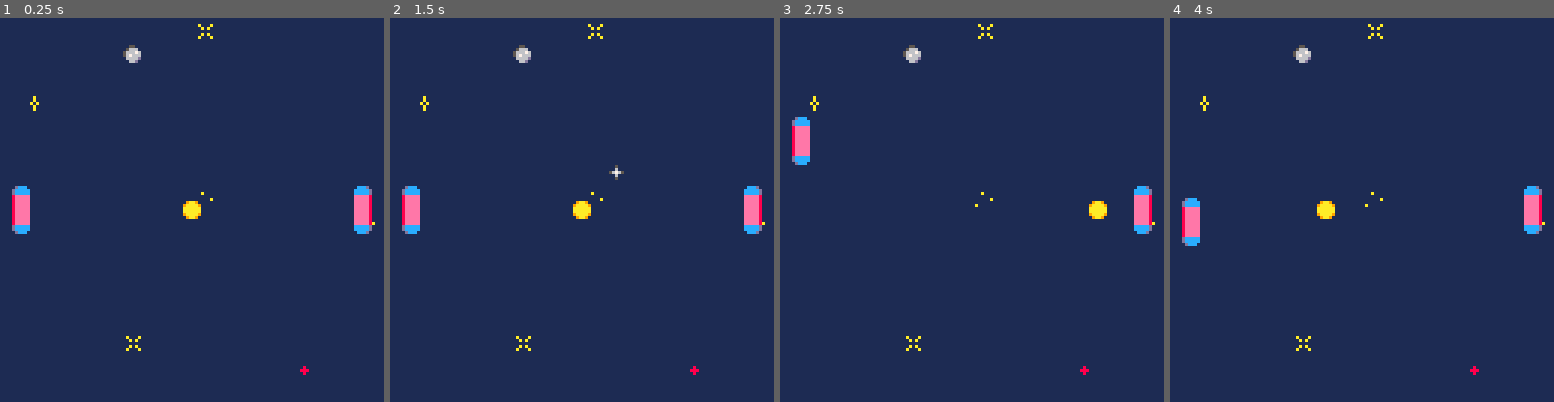
Above: before the commit, frames 1-4 (left to right).
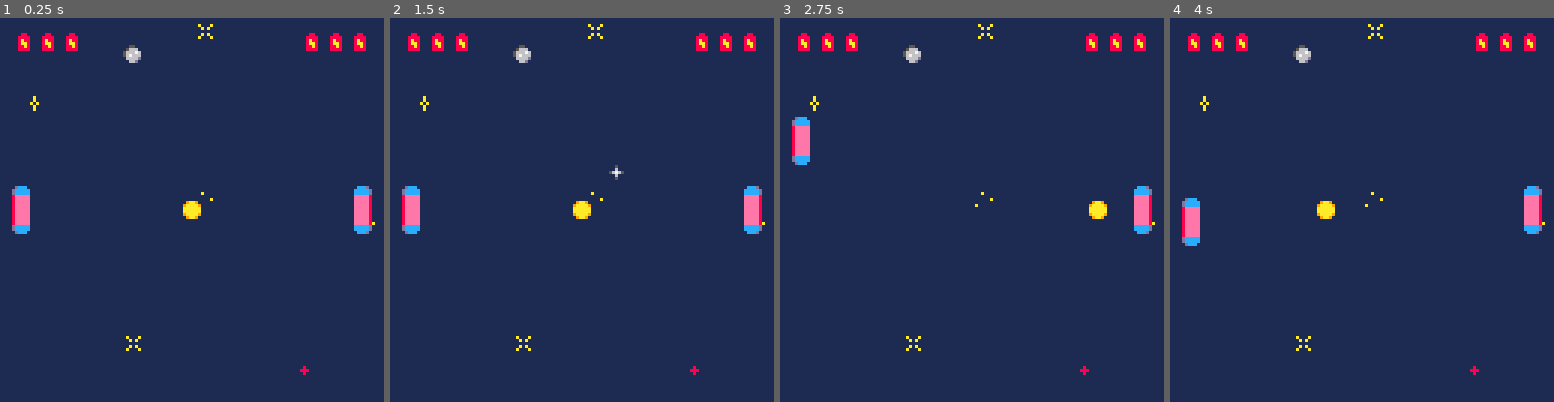
Above: after the commit, the same moments.

Repository: JScott/pico-carts
Game: PICO-8 cartridge pong.p8
The game is run twice, just before and just after one commit, with the same random seed, the same clock (stepped at 60 frames per second) and the same inputs.
Inputs:
- Up to frame 1 (0.25 s): no input
- Up to frame 2 (1.5 s): tap X (X key) at 0.33, 1.07 s; tap O (Z key) at 0.7 s
- Up to frame 3 (2.75 s): hold Right 1.6-2.1 s; tap O (Z key) at 1.7, 2.1, 2.5 s; tap X (X key) at 1.85 s; hold Up 2.15-2.42 s; hold Right from 2.47 s (still down)
- Up to frame 4 (4 s): tap O (Z key) at 2.9, 3.3, 3.7 s; tap X (X key) at 2.97 s; release Right at 3.03 s; hold Left 3.08-3.58 s; hold Down 3.63-3.97 s

The runs differ from the first frame. In frame 1, 0.8% of the frame differs, in the area x 4-96%, y 3-9%; in frame 2, 0.8%; in frame 3, 0.8%; in frame 4, 0.8%.

Commit message:
Counting down is more intuitive than counting up

Diff:
--- a/pong.p8
+++ b/pong.p8
@@ -234,10 +234,10 @@
 end
 
 function draw_score()
-  for index=1,player.score do
+  for index=1,3-npc.score do
     spr(2,(index*8)-4,4)
   end
-  for index=1,npc.score do
+  for index=1,3-player.score do
     spr(2,width-(index*8)-4,4)
   end
 end
@@ -270,9 +270,9 @@
 00000000000dccc00000000011111111111111111111111111111111111111110000000000000000000000000000000000000000000000000000000000000000
 009aa90000dccccc0008800011111111111111111111111111111111111111110000000000000000000000000000000000000000000000000000000000000000
 09aaaa9000dccccc0088880011111151111111111111111111111111111111110000000000000000000000000000000000000000000000000000000000000000
-0aaaaaa0008eeeee0088880011111575111111111111111111111111111111110000000000000000000000000000000000000000000000000000000000000000
-0aaaaaa0008eeeee0088880011111151111111111111111111111111111111110000000000000000000000000000000000000000000000000000000000000000
-09aaaa90008eeeee0088880011111111111111111111111111111111111111110000000000000000000000000000000000000000000000000000000000000000
+0aaaaaa0008eeeee008a880011111575111111111111111111111111111111110000000000000000000000000000000000000000000000000000000000000000
+0aaaaaa0008eeeee008aa80011111151111111111111111111111111111111110000000000000000000000000000000000000000000000000000000000000000
+09aaaa90008eeeee0088a80011111111111111111111111111111111111111110000000000000000000000000000000000000000000000000000000000000000
 009aa900008eeeee0088880011111111111111111111111111111111111111110000000000000000000000000000000000000000000000000000000000000000
 00000000008eeeee0000000001111111111111111111111111111111111111110000000000000000000000000000000000000000000000000000000000000000
 11111111008eeeee0000000011111111111111111111111111111111111111110000000000000000000000000000000000000000000000000000000000000000
